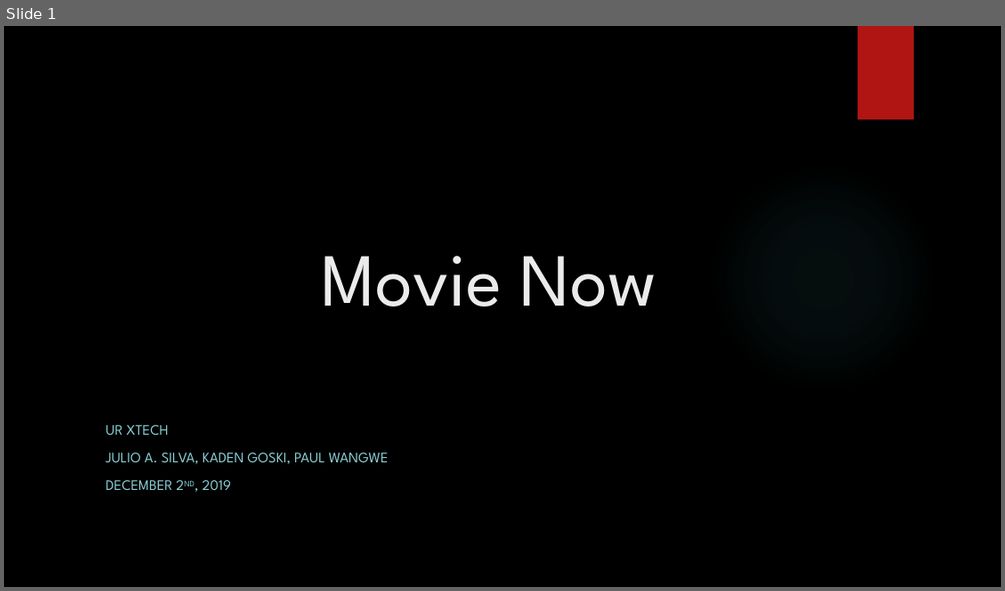
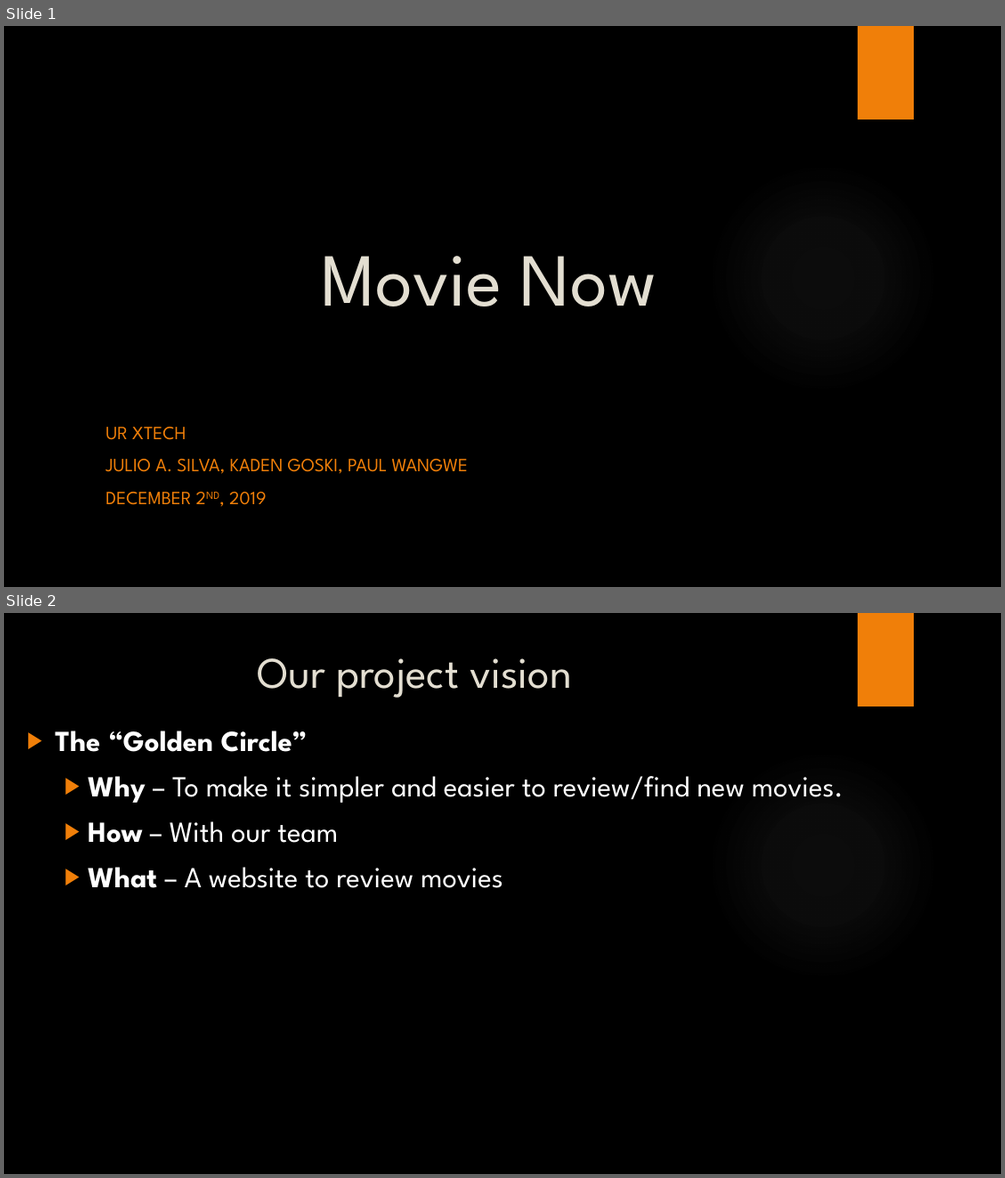
Before and after one commit to alpacamusical/Project-ENSE-374, a slide deck: Documentation/Milestone 4.pptx. Shown one above the other, each under a label of ours: slide 1 before the commit, slides 1 and 2 after it. The pictures are 1005x591 and 1005x1178 pixels, drawn with LibreOffice and Linux fonts; fonts in the diff are those of the drawing; background and template pictures are left out. Boxes give left, top, right and bottom in pixels: in the first picture for what was removed or moved away, otherwise in the second. Text is boxed around its words. In the diff, an @@ line names an element or a change of style, - is before the commit and + after.

```diff
--- a/Documentation/Milestone 4.pptx
+++ b/Documentation/Milestone 4.pptx
@@ slide 2 added at [4, 613, 1001, 1174], background picture (left out); not listed: 2 template elements that a slide beside it also shows @@
@@ title added at [257, 658, 572, 698], 42 pt, text #E3DED1 @@
+Our project vision
@@ text added at [55, 730, 843, 888], 28 pt, text #FFFFFF @@
+▶ The “Golden Circle”
+  ▶ Why – To make it simpler and easier to review/find new movies.
+  ▶ How – With our team
+  ▶ What – A website to review movies
@@ slide 1 changed as well @@
@@ rectangle at [858, 26, 914, 119]: fill #B01513 to #F07F09 @@
@@ title "Movie Now" at [321, 256, 656, 306]: text colour #EBEBEB to #E3DED1 @@
@@ subtitle "UR XTECH" at [105, 426, 469, 505]: size 14 to 18 pt, text colour #8AD0D6 to #F07F09 @@
```
Also in this commit, not shown: 7 other slides changed, 2 other slides added.
